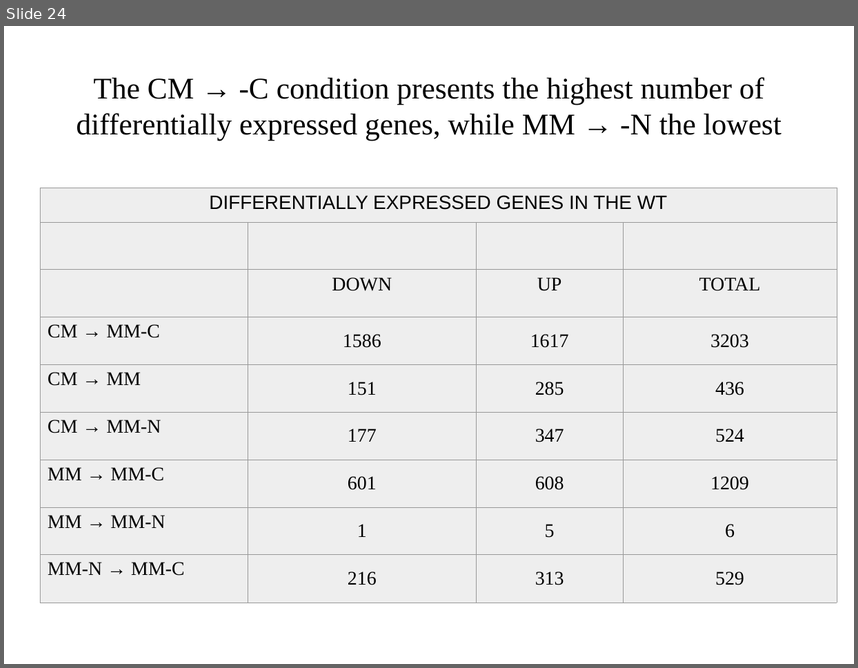
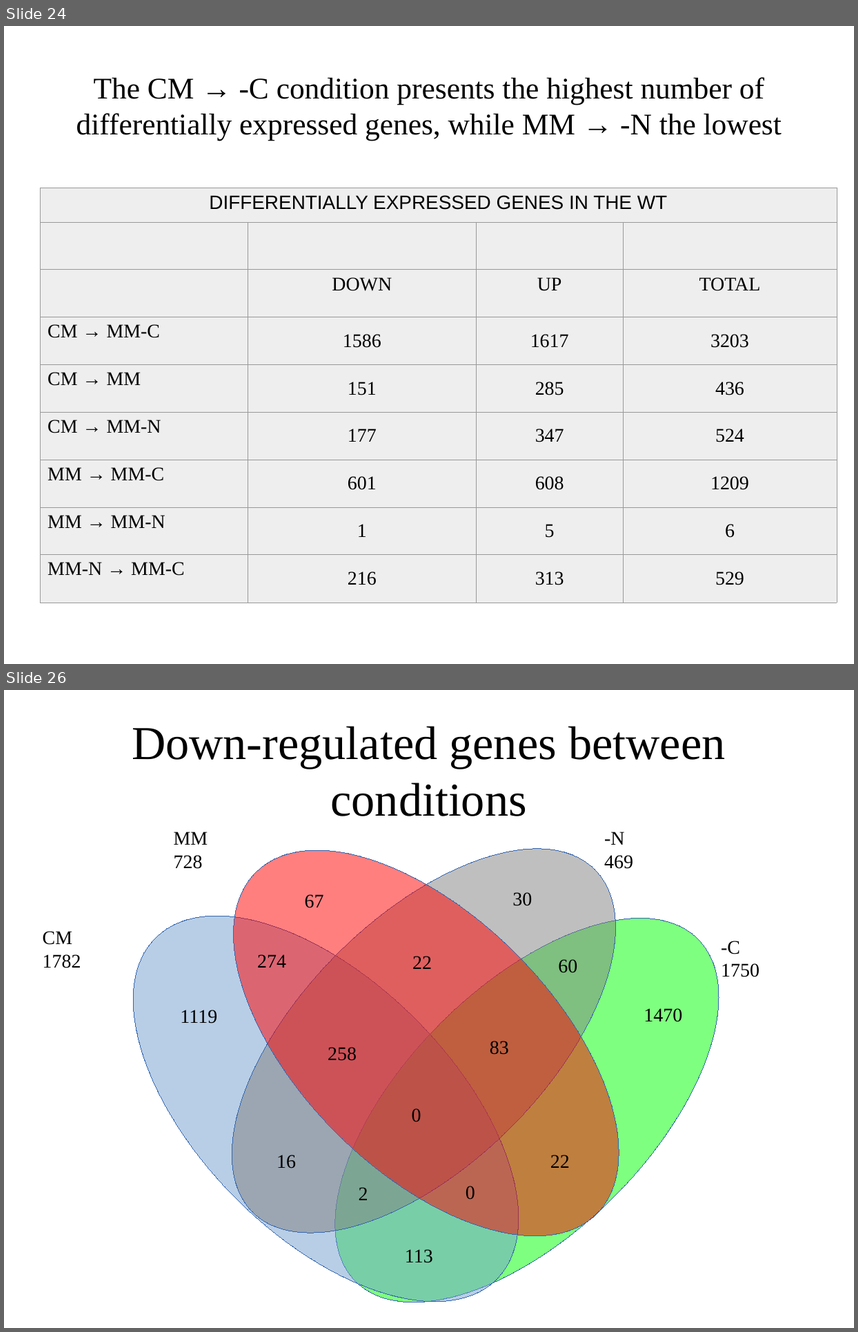
Before and after one commit to wilkinsonlab/m-oryzae-polya, a slide deck: doc/oryzae_presentation.odp. Shown one above the other, each under a label of ours: slide 24 before the commit, slides 24 and 26 after it; the slides between them are not shown. The pictures are 858x668 and 858x1332 pixels, drawn with LibreOffice and Linux fonts; fonts in the diff are those of the drawing; grey boxes stand for pictures. Boxes give left, top, right and bottom in pixels: in the first picture for what was removed or moved away, otherwise in the second. Text is boxed around its words. In the diff, an @@ line names an element or a change of style, - is before the commit and + after.

```diff
--- a/doc/oryzae_presentation.odp
+++ b/doc/oryzae_presentation.odp
@@ slide 26 added at (4,690,854,1328), background #FFFFFF @@
@@ title added at (132,726,725,816), 44 pt, text #000000 @@
+Down-regulated genes between conditions
@@ ellipse added at (166,782,682,1298), fill #808080 at 50% opacity, outline #3465AF 0 pt @@
@@ ellipse added at (166,782,687,1303), fill #FF0000 at 50% opacity, outline #3465AF 0 pt @@
@@ text added at (174,831,208,869), 18 pt, text #000000 @@
+MM
+728
@@ text added at (604,831,633,869), 18 pt, text #000000 @@
+-N
+469
@@ ellipse added at (66,848,587,1328), fill #729FCF at 50% opacity, outline #3465AF 0 pt @@
@@ ellipse added at (269,851,785,1328), fill #00FF00 at 50% opacity, outline #3465AF 0 pt @@
@@ text added at (305,894,324,908), 18 pt, text #000000 @@
+67
@@ text added at (513,892,532,906), 18 pt, text #000000 @@
+30
@@ text added at (43,931,81,968), 18 pt, text #000000 @@
+CM
+1782
@@ text added at (257,954,286,967), 18 pt, text #000000 @@
+274
@@ text added at (412,956,432,969), 18 pt, text #000000 @@
+22
@@ text added at (721,940,760,977), 18 pt, text #000000 @@
+-C
+1750
@@ text added at (558,959,577,973), 18 pt, text #000000 @@
+60
@@ text added at (180,1009,217,1023), 18 pt, text #000000 @@
+1119
@@ text added at (644,1008,682,1022), 18 pt, text #000000 @@
+1470
@@ text added at (490,1041,509,1054), 18 pt, text #000000 @@
+83
@@ text added at (328,1047,357,1061), 18 pt, text #000000 @@
+258
@@ text added at (412,1108,421,1122), 18 pt, text #000000 @@
+0
@@ text added at (277,1154,296,1168), 18 pt, text #000000 @@
+16
@@ text added at (550,1154,570,1167), 18 pt, text #000000 @@
+22
@@ text added at (466,1185,475,1199), 18 pt, text #000000 @@
+0
@@ text added at (359,1187,368,1200), 18 pt, text #000000 @@
+2
@@ text added at (405,1249,433,1263), 18 pt, text #000000 @@
+113
```
Also in this commit, not shown: 11 slides changed, 2 other slides added, 4 other files.
